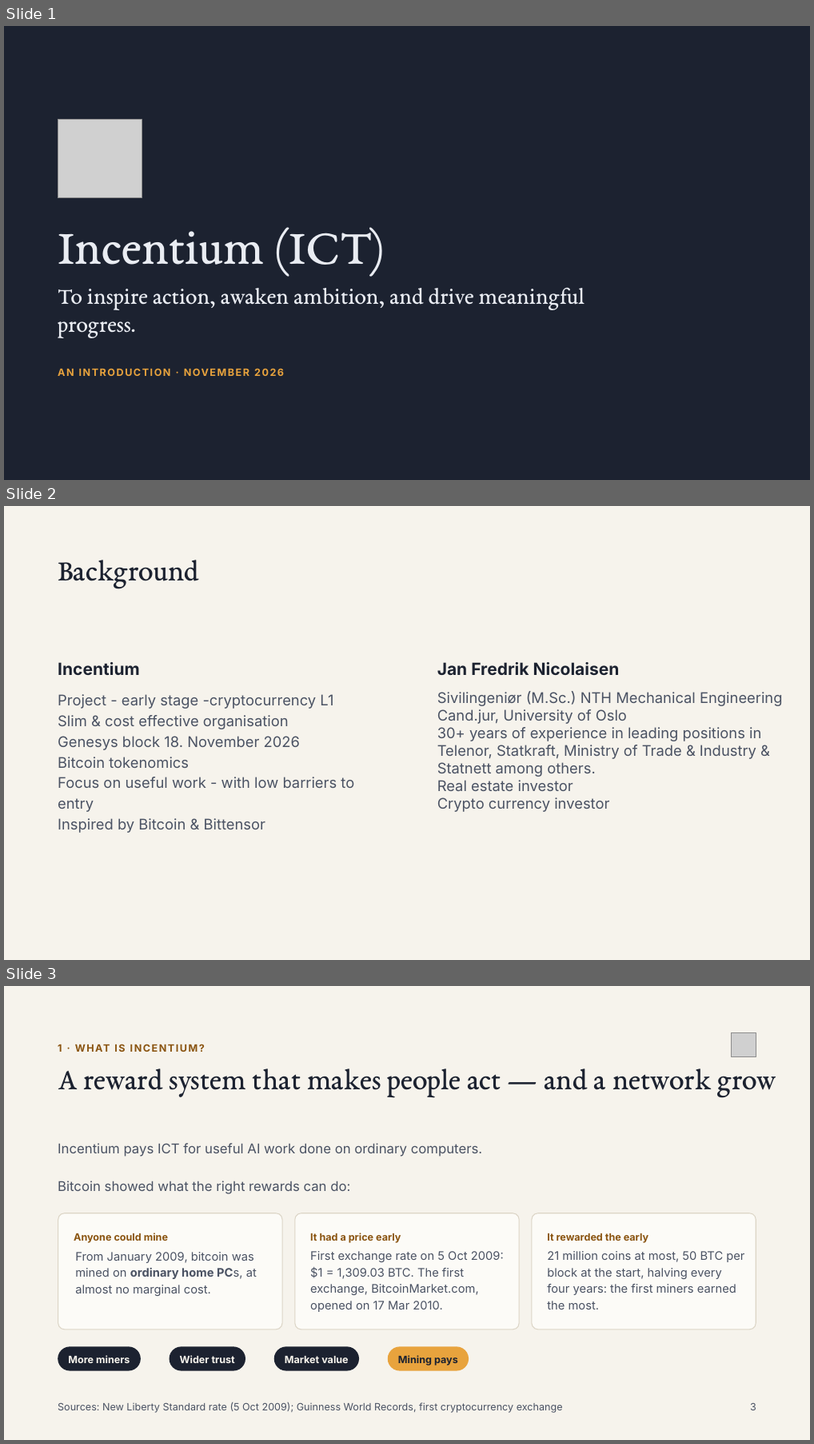
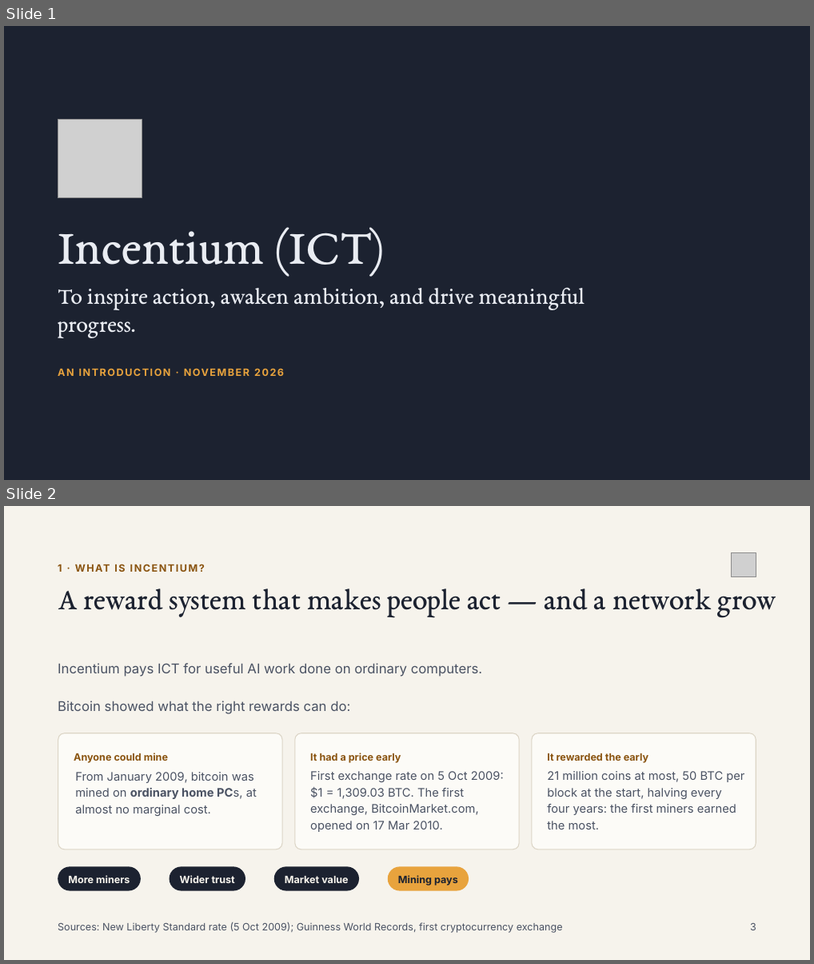
Before and after one commit to Doncoin1999/incentium-chain, a slide deck: site/events/incentium-introduction/incentium-introduction.pptx. Shown one above the other, each under a label of ours: slides 1, 2 and 3 before the commit, slides 1 and 2 after it. The pictures are 814x1444 and 814x964 pixels, drawn with LibreOffice and Linux fonts; fonts in the diff are those of the drawing; grey boxes stand for pictures; background and template pictures are left out. Boxes give left, top, right and bottom in pixels: in the first picture for what was removed or moved away, otherwise in the second. Text is boxed around its words. In the diff, an @@ line names an element or a change of style, - is before the commit and + after.

```diff
--- a/site/events/incentium-introduction/incentium-introduction.pptx
+++ b/site/events/incentium-introduction/incentium-introduction.pptx
@@ slide 2 removed at <box>4,506,810,960</box>, background #F6F3EC @@
@@ title removed at <box>58,560,199,588</box> @@
-Background
@@ text removed at <box>58,662,140,675</box> @@
-Incentium
@@ text removed at <box>438,662,620,675</box> @@
-Jan Fredrik Nicolaisen
@@ text removed at <box>58,694,354,832</box> @@
-Project - early stage -cryptocurrency L1
-Slim & cost effective organisation
-Genesys block 18. November 2026
-Bitcoin tokenomics
-Focus on useful work - with low barriers to entry
-Inspired by Bitcoin & Bittensor
@@ text removed at <box>438,691,782,812</box> @@
-Sivilingeniør (M.Sc.) NTH Mechanical Engineering
-Cand.jur, University of Oslo
-30+ years of experience in leading positions in Telenor, Statkraft, Ministry of Trade & Industry & Statnett among others.
-Real estate investor
-Crypto currency investor
@@ what was slide 3 is now slide 2 @@
```
Also in this commit, not shown: 2 slides changed, 16 other files.
